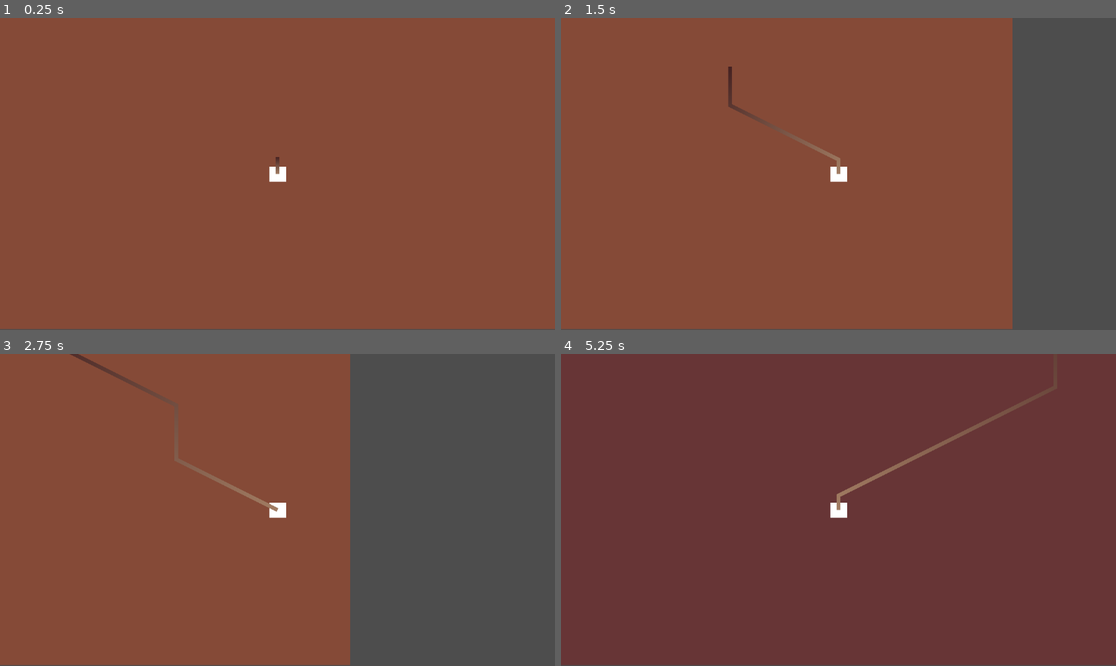
Above: before the commit, frames 1-4 (two rows, left to right).
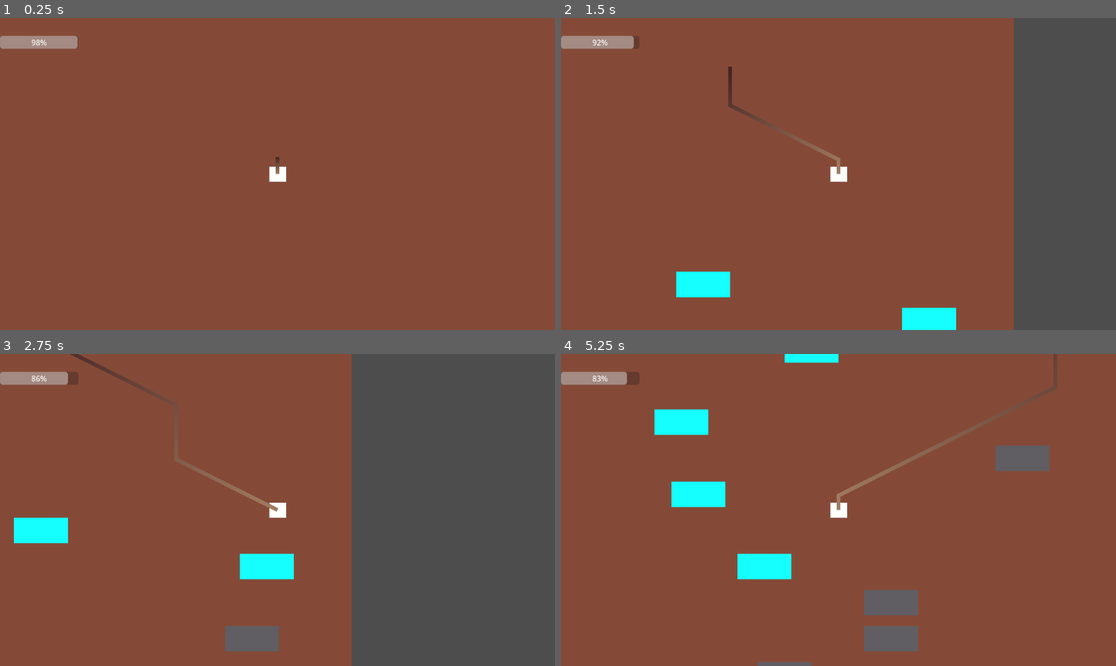
Above: after the commit, the same moments.

Repository: n4than0193-star/drill-digger
Game: Godot game, scene res://Scenes/game.tscn
Same seed, same stepped clock (60 frames per second), same inputs: the game is played once before the commit and once after it. Before the commit the project starts from res://game.tscn.
Inputs (mouse positions are in pixels of both pictures, inside the frame that each line leads up to):
- Up to frame 1 (0.25 s): no input
- Up to frame 2 (1.5 s): tap Enter at 0.5 s; move the mouse to (960, 158) at 0.52 s; hold Right (Right) 0.53-1.28 s; tap Alt at 0.6 s; click (960, 158) at 0.67 s; move the mouse to (727, 189) at 1.27 s; hold Down from 1.28 s (still down); tap Shift at 1.35 s
- Up to frame 3 (2.75 s): move the mouse to (333, 441) at 2.02 s; release Down at 2.03 s; hold Right (Right) from 2.03 s (still down); tap Alt at 2.1 s
- Up to frame 4 (5.25 s): move the mouse to (810, 572) at 2.77 s; release Right (Right) at 2.78 s; hold Up 2.78-3.53 s; tap Shift at 2.85, 4.35 s; click (810, 572) at 2.92 s; move the mouse to (1005, 556) at 3.52 s; hold Left (Left) 3.53-5.03 s; tap Alt at 3.6, 5.1 s; move the mouse to (672, 463) at 4.27 s; move the mouse to (866, 510) at 5.02 s; hold Down from 5.03 s (still down); click (866, 510) at 5.17 s

The runs differ from the first frame. In frame 1, 0.8% of the frame differs, in the area x 0-100%, y 5-100%; in frame 2, 2.5%; in frame 3, 3.4%; in frame 4, 99%, in the area x 0-100%, y 0-100%.

Commit message:
Fixing Bugs + Water Movement +Moisture
Title says it all. Fixed a game-breaking bug that literally meant players would only see a black screen, worked on the water and made it update moisture on collision, and added a health bar! quite lot is done already, and i have 5 hours left of coding, so this could get quite big 😟

Diff:
--- /dev/null
+++ b/Scenes/game.tscn
@@ -0,0 +1,30 @@
+[gd_scene load_steps=3 format=3 uid="uid://4sdmdtgh2xun"]
+
+[ext_resource type="Script" uid="uid://bvb8d3wdse3pg" path="res://game.gd" id="1_qxrlw"]
+[ext_resource type="PackedScene" uid="uid://bivge62f53o7t" path="res://Scenes/player.tscn" id="2_wrm1d"]
+
+[node name="Main" type="Node2D"]
+script = ExtResource("1_qxrlw")
+
+[node name="ColorRect" type="ColorRect" parent="."]
+offset_left = -8.0
+offset_right = 1165.0
+offset_bottom = 648.0
+color = Color(0.521569, 0.290196, 0.215686, 1)
+
+[node name="Player" parent="." instance=ExtResource("2_wrm1d")]
+position = Vector2(0, 324)
+
+[node name="ObsTimer" type="Timer" parent="."]
+wait_time = 0.5
+autostart = true
+
+[node name="CanvasLayer" type="CanvasLayer" parent="."]
+
+[node name="ProgressBar" type="ProgressBar" parent="CanvasLayer"]
+offset_left = 10.0
+offset_top = 37.0
+offset_right = 173.0
+offset_bottom = 64.0
+
+[connection signal="timeout" from="ObsTimer" to="." method="_on_obs_timer_timeout"]
--- /dev/null
+++ b/Scenes/player.tscn
@@ -0,0 +1,35 @@
+[gd_scene load_steps=4 format=3 uid="uid://bivge62f53o7t"]
+
+[ext_resource type="Script" uid="uid://w6h1kkjvbtch" path="res://player.gd" id="1_4flbx"]
+
+[sub_resource type="RectangleShape2D" id="RectangleShape2D_e2o6t"]
+size = Vector2(35, 31)
+
+[sub_resource type="Gradient" id="Gradient_80nbo"]
+colors = PackedColorArray(0.271995, 0.134277, 0.133152, 1, 0.631373, 0.486275, 0.384314, 1)
+
+[node name="Player" type="Node2D"]
+script = ExtResource("1_4flbx")
+
+[node name="RootTip" type="CharacterBody2D" parent="."]
+
+[node name="CollisionShape2D" type="CollisionShape2D" parent="RootTip"]
+position = Vector2(0.5, 0.5)
+shape = SubResource("RectangleShape2D_e2o6t")
+
+[node name="ColorRect" type="ColorRect" parent="RootTip"]
+offset_left = -17.0
+offset_top = -15.0
+offset_right = 18.0
+offset_bottom = 16.0
+
+[node name="RootTrail" type="Line2D" parent="RootTip/ColorRect"]
+show_behind_parent = true
+top_level = true
+points = PackedVector2Array(11, 49)
+width = 8.0
+default_color = Color(0.63179, 0.487655, 0.382647, 1)
+gradient = SubResource("Gradient_80nbo")
+texture_mode = 2
+
+[node name="Camera2D" type="Camera2D" parent="RootTip"]
--- /dev/null
+++ b/Scenes/rock.gd
@@ -0,0 +1,22 @@
+extends Area2D
+# Called when the node enters the scene tree for the first time.
+func _ready() -> void:
+	pass # Replace with function body.
+
+
+# Called every frame. 'delta' is the elapsed time since the previous frame.
+func _process(delta: float) -> void:
+	position.y -= GlobalVariables.growth_speed * delta
+
+	if position.y < -1000:
+		queue_free()
+
+
+func die():
+	queue_free()
+
+
+func _on_body_entered(body: Node2D) -> void:
+	if body.name == "RootTip":
+		GlobalVariables.death = true
+		die()
--- /dev/null
+++ b/Scenes/rock.tscn
@@ -0,0 +1,26 @@
+[gd_scene load_steps=3 format=3 uid="uid://vo4rhb7ban5u"]
+
+[ext_resource type="Script" uid="uid://bhu7evmm6xqkk" path="res://Scenes/rock.gd" id="1_lgx4v"]
+
+[sub_resource type="CapsuleShape2D" id="CapsuleShape2D_68h2w"]
+radius = 34.0
+height = 132.0
+
+[node name="Rock" type="Node2D"]
+
+[node name="Area2D" type="Area2D" parent="."]
+script = ExtResource("1_lgx4v")
+
+[node name="CollisionShape2D" type="CollisionShape2D" parent="Area2D"]
+rotation = 1.57079
+shape = SubResource("CapsuleShape2D_68h2w")
+
+[node name="ColorRect" type="ColorRect" parent="Area2D"]
+offset_left = -55.0
+offset_top = -25.0
+offset_right = 57.0
+offset_bottom = 28.0
+color = Color(0.375025, 0.365648, 0.38959, 1)
+metadata/_edit_use_anchors_ = true
+
+[connection signal="body_entered" from="Area2D" to="Area2D" method="_on_body_entered"]
--- a/water.tscn
+++ b/Scenes/water.tscn
@@ -21,5 +21,6 @@
 offset_right = 57.0
 offset_bottom = 28.0
 color = Color(0.0788806, 1, 0.991131, 1)
+metadata/_edit_use_anchors_ = true
 
 [connection signal="body_entered" from="Area2D" to="Area2D" method="_on_body_entered"]
--- a/game.gd
+++ b/game.gd
@@ -1,23 +1,48 @@
 extends Node2D
+
+var water: PackedScene = preload("res://Scenes/water.tscn")
+var rock: PackedScene = preload("res://Scenes/rock.tscn")
+
+@onready var spawn_timer:Timer = $ObsTimer
 
 # Called when the node enters the scene tree for the first time.
 func _ready() -> void:
-	pass # Replace with function body.
+	pass
 
 
 # Called every frame. 'delta' is the elapsed time since the previous frame.
 func _process(delta: float) -> void:
-	if GlobalVariables.depth > 125000:
+	if GlobalVariables.depth > 1250000:
 		$ColorRect.color = Color8(39, 20, 29, 255)
 
-	elif GlobalVariables.depth > 100000:
+	elif GlobalVariables.depth > 1000000:
 		$ColorRect.color = Color8(71, 39, 47, 255)
 
-	elif GlobalVariables.depth > 75000:
+	elif GlobalVariables.depth > 750000:
 		$ColorRect.color = Color8(84, 49, 40, 255)
 
-	elif GlobalVariables.depth > 50000:
+	elif GlobalVariables.depth > 500000:
 		$ColorRect.color = Color8(93, 51, 45, 255)
 
-	elif GlobalVariables.depth > 25000:
+	elif GlobalVariables.depth > 250000:
 		$ColorRect.color = Color8(103, 53, 54, 255)
+
+	else:
+		$ColorRect.color = Color8(133, 74, 55, 255)
+
+	$CanvasLayer/ProgressBar.value = GlobalVariables.moisture
+	$CanvasLayer/ProgressBar.position.x = ($Player.position.x - 30) * delta
+
+
+func _on_obs_timer_timeout() -> void:
+	var x_pos: float = randf_range(50, 1100)
+	var y_pos: float = 700.0
+	var new_obst
+
+	if randf() < 0.4:
+		new_obst = rock.instantiate()
+	else:
+		new_obst = water.instantiate()
+
+	new_obst.position = Vector2(x_pos, y_pos)
+	add_child(new_obst)
--- a/game.tscn
+++ /dev/null
@@ -1,46 +0,0 @@
-[gd_scene load_steps=5 format=3 uid="uid://4sdmdtgh2xun"]
-
-[ext_resource type="Script" uid="uid://w6h1kkjvbtch" path="res://player.gd" id="1_80nbo"]
-[ext_resource type="Script" uid="uid://bvb8d3wdse3pg" path="res://game.gd" id="1_e2o6t"]
-
-[sub_resource type="RectangleShape2D" id="RectangleShape2D_e2o6t"]
-size = Vector2(35, 31)
-
-[sub_resource type="Gradient" id="Gradient_80nbo"]
-colors = PackedColorArray(0.271995, 0.134277, 0.133152, 1, 0.631373, 0.486275, 0.384314, 1)
-
-[node name="Main" type="Node2D"]
-script = ExtResource("1_e2o6t")
-
-[node name="ColorRect" type="ColorRect" parent="."]
-offset_left = -12.0
-offset_top = -326.0
-offset_right = 1162.0
-offset_bottom = 322.0
-color = Color(0.521569, 0.290196, 0.215686, 1)
-
-[node name="Player" type="Node2D" parent="."]
-script = ExtResource("1_80nbo")
-
-[node name="RootTip" type="CharacterBody2D" parent="Player"]
-
-[node name="CollisionShape2D" type="CollisionShape2D" parent="Player/RootTip"]
-position = Vector2(0.5, 0.5)
-shape = SubResource("RectangleShape2D_e2o6t")
-
-[node name="ColorRect" type="ColorRect" parent="Player/RootTip"]
-offset_left = -17.0
-offset_top = -15.0
-offset_right = 18.0
-offset_bottom = 16.0
-
-[node name="RootTrail" type="Line2D" parent="Player/RootTip/ColorRect"]
-show_behind_parent = true
-top_level = true
-points = PackedVector2Array(50, 9)
-width = 8.0
-default_color = Color(0.63179, 0.487655, 0.382647, 1)
-gradient = SubResource("Gradient_80nbo")
-texture_mode = 2
-
-[node name="Camera2D" type="Camera2D" parent="Player/RootTip"]
--- a/global_variables.gd
+++ b/global_variables.gd
@@ -5,3 +5,8 @@
 var growth_speed: float = 150.0 #constant speed at ehich the root descends
 var speed: float = 300.0 #speed at which the root goes left/right
 var trail_size: float = 200 #size of root trail
+var death = false #self explanatory
+
+func _process(delta: float) -> void:
+	if moisture > 100.0:
+		moisture = 100.0
--- a/player.gd
+++ b/player.gd
@@ -10,15 +10,16 @@
 func _process(delta: float) -> void:
 	GlobalVariables.moisture -= 5.0 * delta
 	if GlobalVariables.moisture <= 0.0:
-		print("Game Over! Final Depth: " + str(GlobalVariables.depth))
+		print("Game Over! Final Depth: " + str(int(GlobalVariables.depth)))
 		set_process(false)
 
 	var direction = Input.get_axis("Left", "Right")
 	tip.velocity.x = direction * GlobalVariables.speed
 	tip.move_and_slide()
+	print(str(direction))
 	tip.position.x = clamp(tip.position.x, 10, 1142)
 
-	GlobalVariables.depth += GlobalVariables.growth_speed
+	GlobalVariables.depth += GlobalVariables.growth_speed * delta
 
 	for i in range(trail.get_point_count()):
 		var pos = trail.get_point_position(i)
@@ -28,5 +29,7 @@
 	if trail.get_point_count() > GlobalVariables.trail_size:
 		trail.remove_point(0)
 
+	trail.add_point(tip.global_position)
 
-	trail.add_point(tip.position)
+	if GlobalVariables.death == true:
+		pass
--- a/water.gd
+++ b/water.gd
@@ -1,5 +1,4 @@
 extends Area2D
-
 
 # Called when the node enters the scene tree for the first time.
 func _ready() -> void:
@@ -8,14 +7,17 @@
 
 # Called every frame. 'delta' is the elapsed time since the previous frame.
 func _process(delta: float) -> void:
-	pass
+	position.y -= GlobalVariables.growth_speed * delta
+
+	if position.y < -1000:
+		queue_free()
 
 
 func die():
-	pass
+	queue_free()
 
 
 func _on_body_entered(body: Node2D) -> void:
 	if body.name == "RootTip":
+		GlobalVariables.moisture += 10.0
 		die()
-		GlobalVariables.moisture += 10.0
Not shown, added: Scenes/rock.gd.uid
Not shown: 2 places in Scenes/water.tscn that only renumber resources
